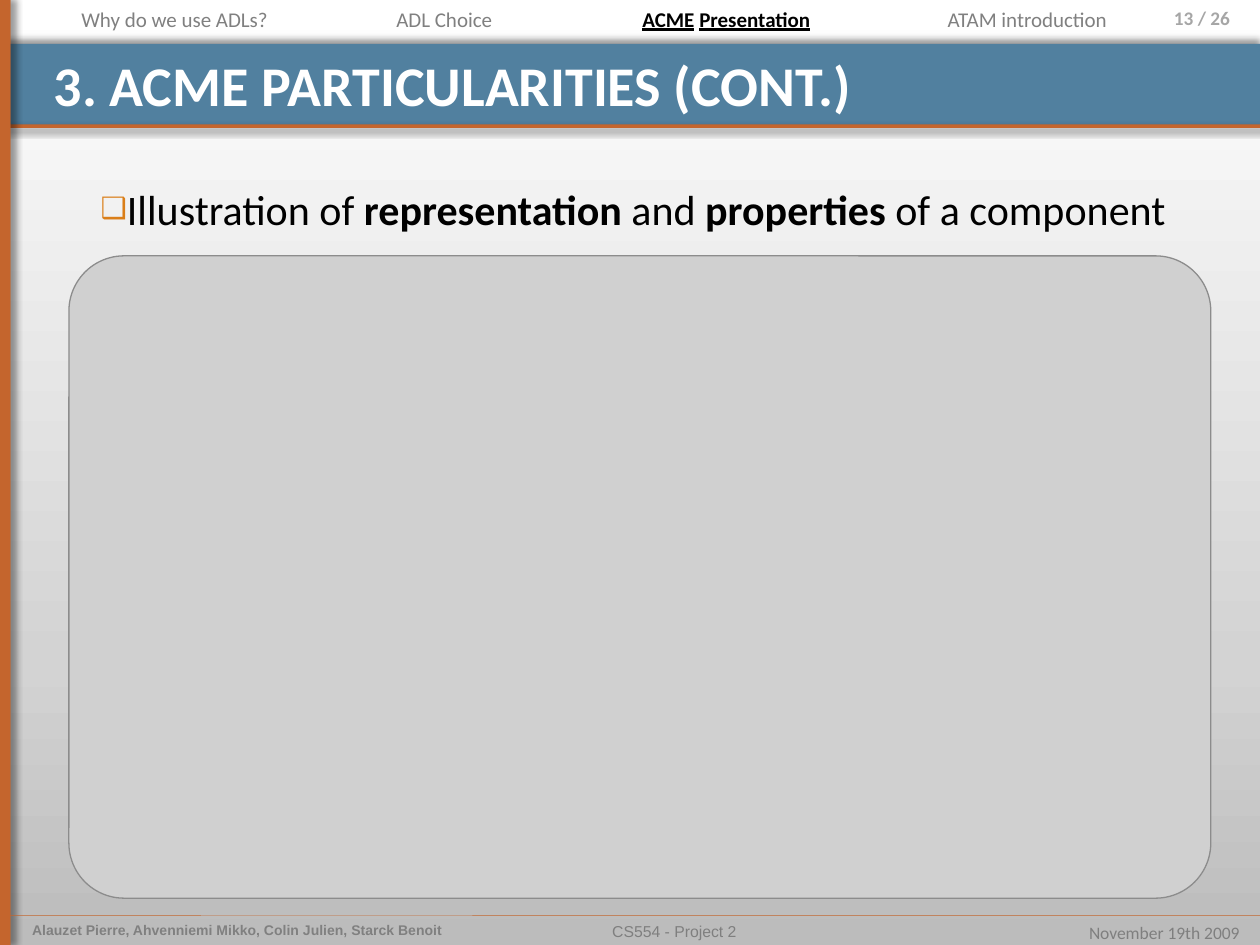
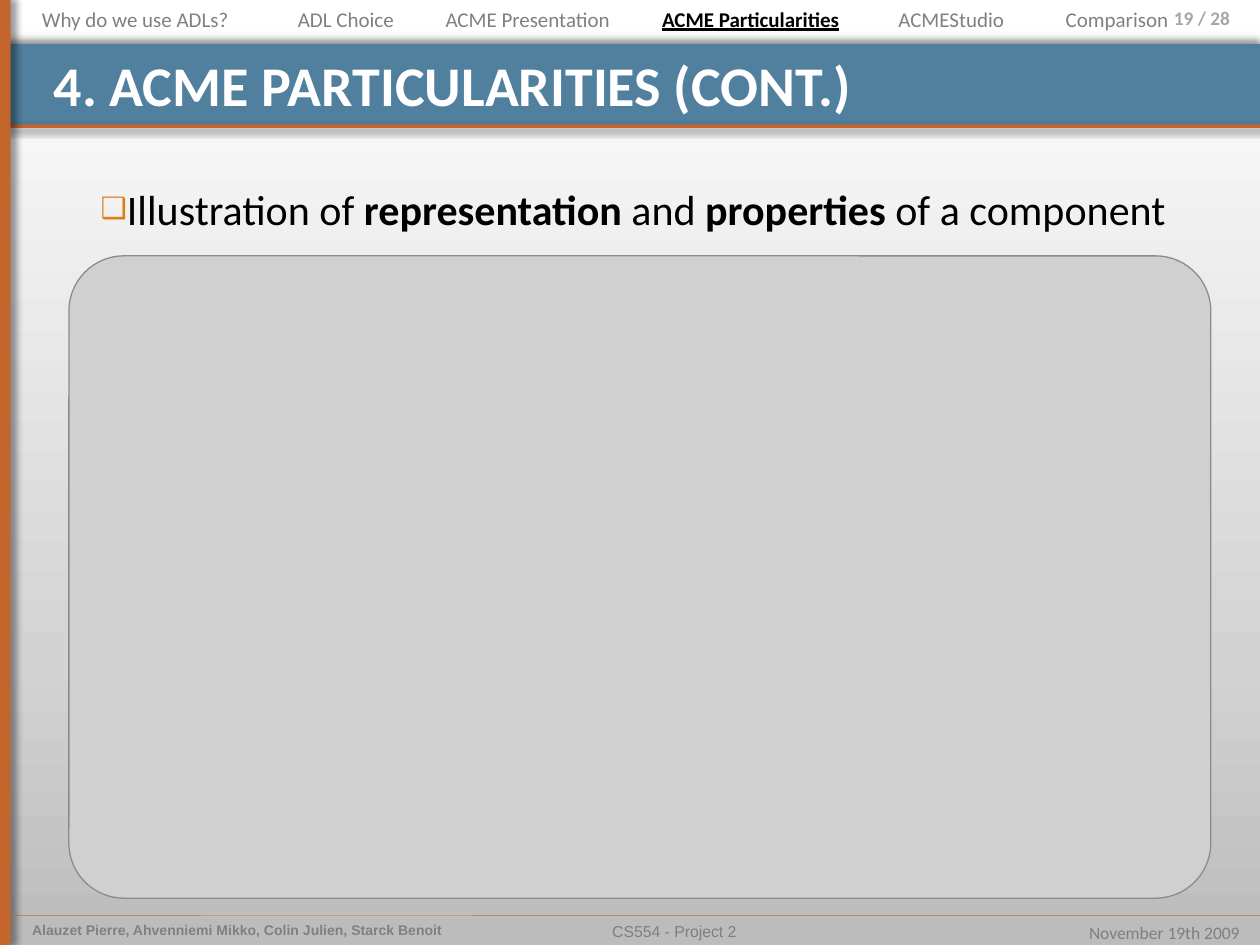
Before and after one commit to pierrealauzet/euroteam, a slide deck: slide 19 of Project 2/Part2/CS554_EuroTeam_Project2_OP5.pptx (slide 13 before the commit). Drawn at 1260x945 pixels with LibreOffice and Linux fonts; fonts in the diff are those of the drawing; grey boxes stand for pictures. Boxes give left, top, right and bottom in pixels: in the first picture for what was removed or moved away, otherwise in the second. Text is boxed around its words. In the diff, an @@ line names an element or a change of style, - is before the commit and + after.

```diff
--- a/Project 2/Part2/CS554_EuroTeam_Project2_OP5.pptx
+++ b/Project 2/Part2/CS554_EuroTeam_Project2_OP5.pptx
@@ text "Why do we use ADLs?": place and size @@
-text "Why do we use ADLs?" at <box>81,12,268,31</box>
+text "Why do we use ADLs?" at <box>42,12,229,31</box>
@@ text "ADL Choice": place and size @@
-text "ADL Choice" at <box>396,12,492,27</box>
+text "ADL Choice" at <box>298,12,393,27</box>
@@ text "ACME Presentation": place and size @@
-text "ACME Presentation" at <box>642,12,810,31</box>
+text "ACME Presentation" at <box>446,12,610,27</box>
@@ text "ACME Presentation" at <box>446,12,610,27</box>: text colour #000000 to #808080, bold off, underline off @@
@@ text added at <box>662,12,839,31</box>, 12 pt, text #000000, bold, underline @@
+ACME Particularities
@@ text added at <box>898,12,1004,27</box>, 12 pt, text #808080 @@
+ACMEStudio
@@ text removed at <box>948,12,1106,27</box> @@
-ATAM introduction
@@ text added at <box>1066,12,1168,31</box>, 12 pt, text #808080 @@
+Comparison
@@ page number at <box>1174,12,1229,25</box>: text changed @@
-13 / 26
+19 / 28
@@ title at <box>54,64,851,115</box>: text changed @@
-3. ACME PARTICULARITIES (CONT.)
+4. ACME PARTICULARITIES (CONT.)
```
Also in this commit, not shown: 19 other slides changed, 8 slides added, 1 slide removed, 4 other files.
